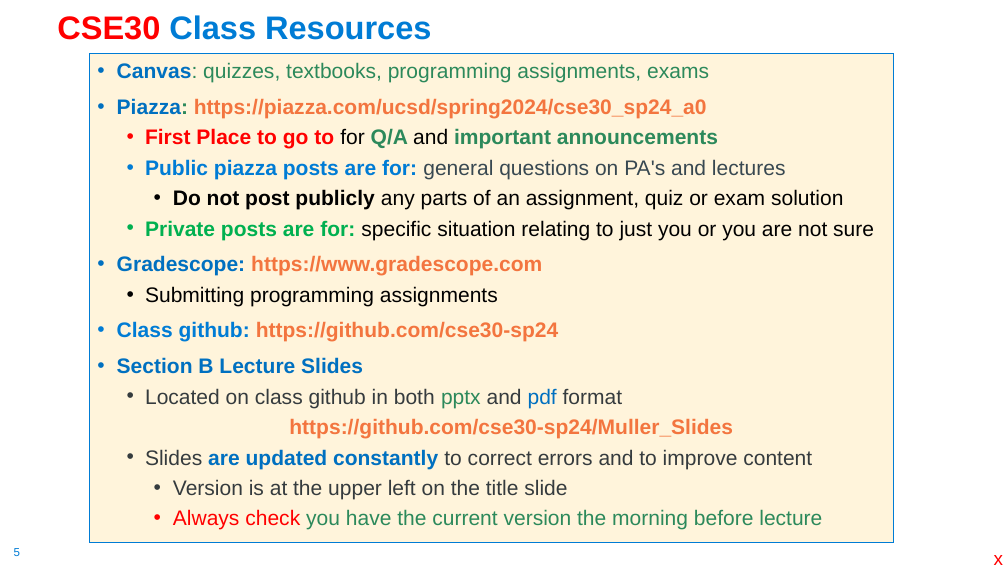
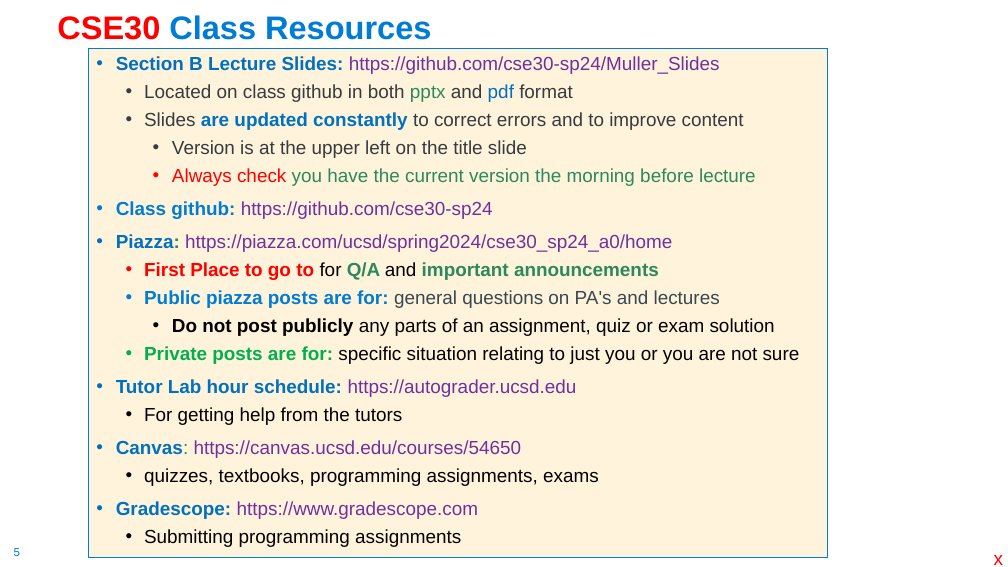
Before and after one commit to cse30-sp24/Muller-Slides, a slide deck: slide 5 of 01_C_Part1.pptx. Drawn at 1008x567 pixels with LibreOffice and Linux fonts; fonts in the diff are those of the drawing. Boxes give left, top, right and bottom in pixels: in the first picture for what was removed or moved away, otherwise in the second. Text is boxed around its words. In the diff, an @@ line names an element or a change of style, - is before the commit and + after.

```diff
--- a/01_C_Part1.pptx
+++ b/01_C_Part1.pptx
@@ text "Section B Lecture Slides: https://github.com/cse30-sp24/Mull ...": place and size @@
-text "Section B Lecture Slides: https://github.com/cse30-sp24/Mull ..." at (90,54,894,542)
+text "Section B Lecture Slides: https://github.com/cse30-sp24/Mull ..." at (88,48,828,558)
@@ text at (116,56,756,252): text changed; size 20 to 18 pt; text colour #2C895B to #7030A0; bold off @@
-• Canvas: quizzes, textbooks, programming assignments, exams
-• Piazza: https://piazza.com/ucsd/spring2024/cse30_sp24_a0
+• Section B Lecture Slides: https://github.com/cse30-sp24/Muller_Slides
+  • Located on class github in both pptx and pdf format
+  • Slides are updated constantly to correct errors and to improve content
+    • Version is at the upper left on the title slide
+    • Always check you have the current version the morning before lecture
+• Class github: https://github.com/cse30-sp24
+• Piazza: https://piazza.com/ucsd/spring2024/cse30_sp24_a0/home
@@ text at (116,262,800,547): size 20 to 18 pt in "First Place to go to for Q/A ...", "Public piazza posts are for: general questions ...", "Do not post publicly any parts of ...", "Private posts are for: specific situation relating ..." and 2 more places; text colour #F3753F to #7030A0, bold off in "https://www.gradescope.com" @@
@@ text at (117,321,822,530): paragraphs removed @@
-• Class github: https://github.com/cse30-sp24
-• Section B Lecture Slides
-  • Located on class github in both pptx and pdf format
-  https://github.com/cse30-sp24/Muller_Slides
-  • Slides are updated constantly to correct errors and to improve content
-    • Version is at the upper left on the title slide
-    • Always check you have the current version the morning before lecture
@@ text at (116,379,599,486): paragraphs added @@
+• Tutor Lab hour schedule: https://autograder.ucsd.edu
+  • For getting help from the tutors
+• Canvas: https://canvas.ucsd.edu/courses/54650
+  • quizzes, textbooks, programming assignments, exams
```
Also in this commit, not shown: 8 other slides changed, 1 slide added, 1 other file.
